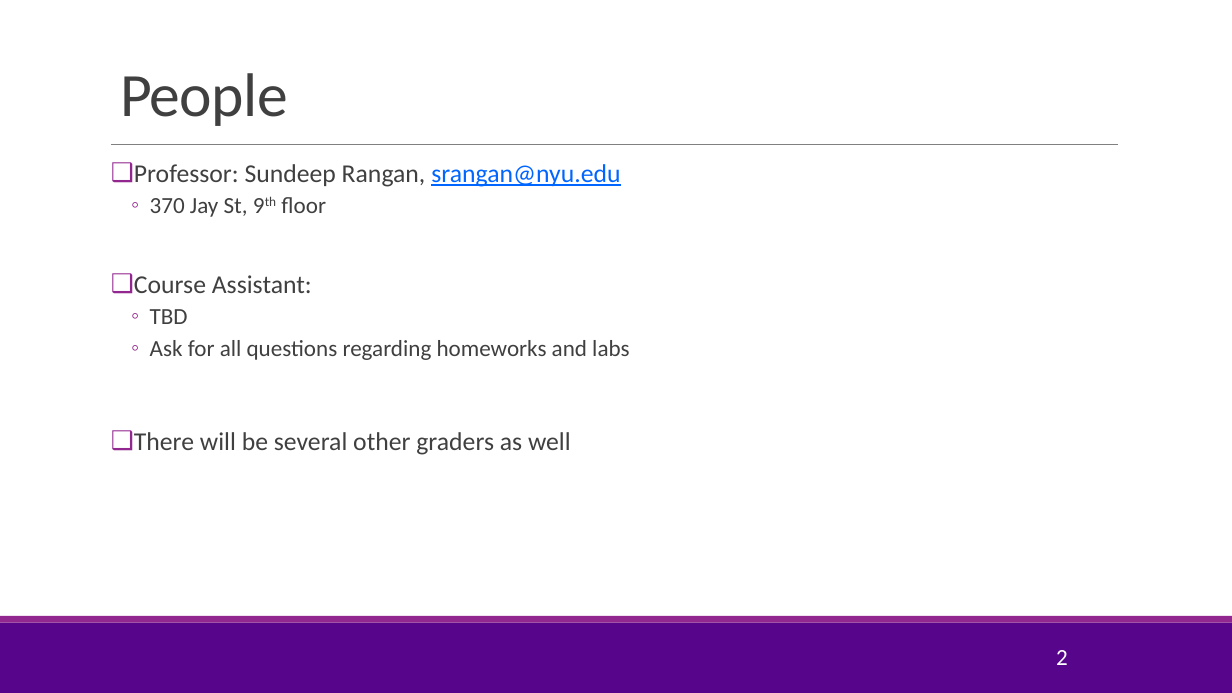
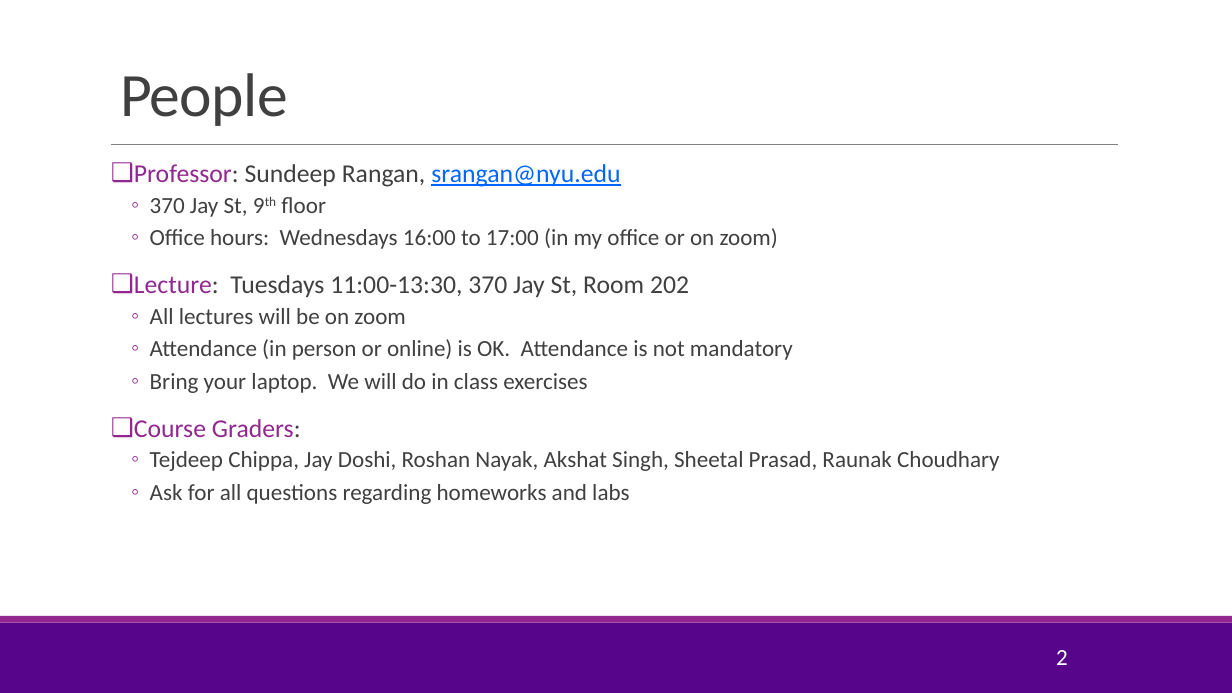
Before and after one commit to sdrangan/introml, a slide deck: slide 2 of lectures/CourseAdmin.pptx. Drawn at 1232x693 pixels with LibreOffice and Linux fonts; fonts in the diff are those of the drawing; background and template pictures are left out. Boxes give left, top, right and bottom in pixels: in the first picture for what was removed or moved away, otherwise in the second. Text is boxed around its words. In the diff, an @@ line names an element or a change of style, - is before the commit and + after.

Commit message:
Updated the course admin for the new material

```diff
--- a/lectures/CourseAdmin.pptx
+++ b/lectures/CourseAdmin.pptx
@@ text at [134,164,620,187]: text colour #404040 to #92278F in "Professor:" @@
@@ text at [134,228,1000,471]: text changed; size 20 to 18 pt @@
-❑ Course Assistant:
-  ◦ TBD
+  ◦ Office hours: Wednesdays 16:00 to 17:00 (in my office or on zoom)
+❑ Lecture: Tuesdays 11:00-13:30, 370 Jay St, Room 202
+  ◦ All lectures will be on zoom
+  ◦ Attendance (in person or online) is OK. Attendance is not mandatory
+  ◦ Bring your laptop. We will do in class exercises
+❑ Course Graders:
+  ◦ Tejdeep Chippa, Jay Doshi, Roshan Nayak, Akshat Singh, Sheetal Prasad, Raunak Choudhary
@@ text at [134,432,571,455]: paragraph removed @@
-❑ There will be several other graders as well
```
Also in this commit, not shown: 2 other slides changed, 1 slide added, 1 slide removed, 1 other file.
